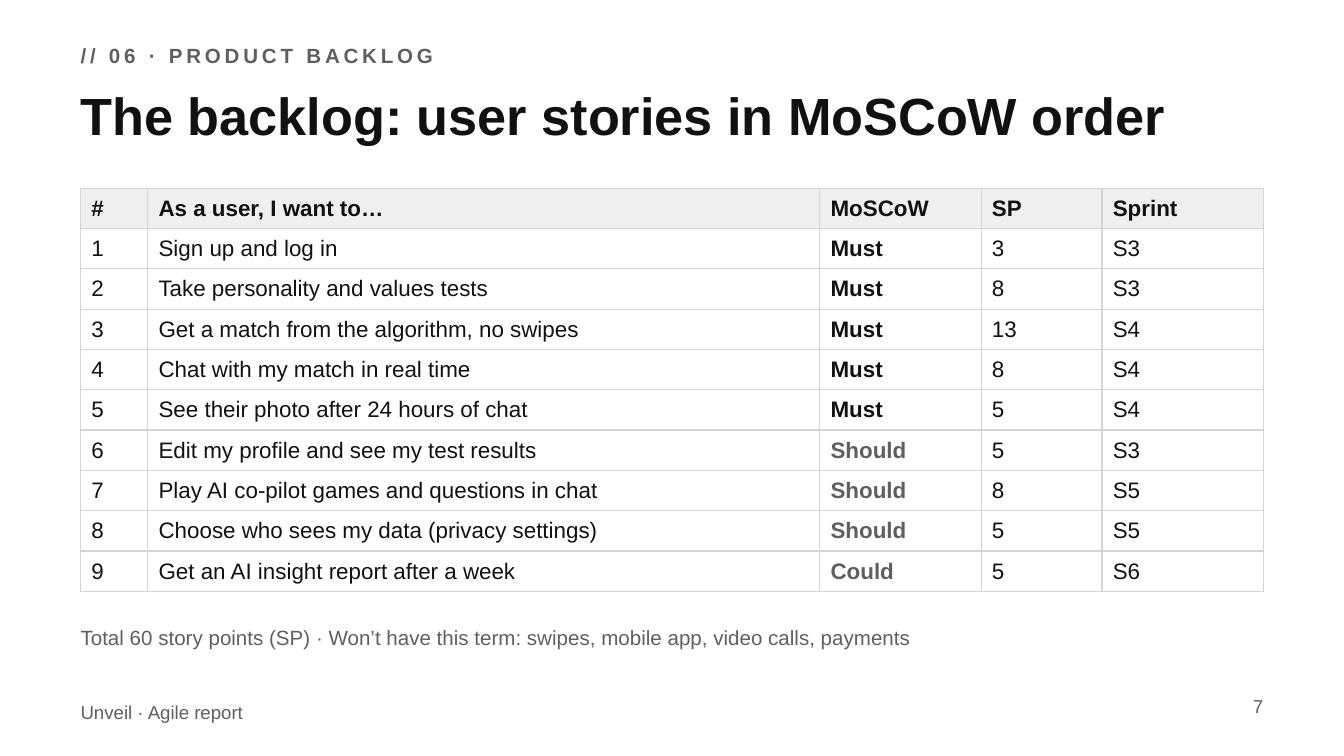
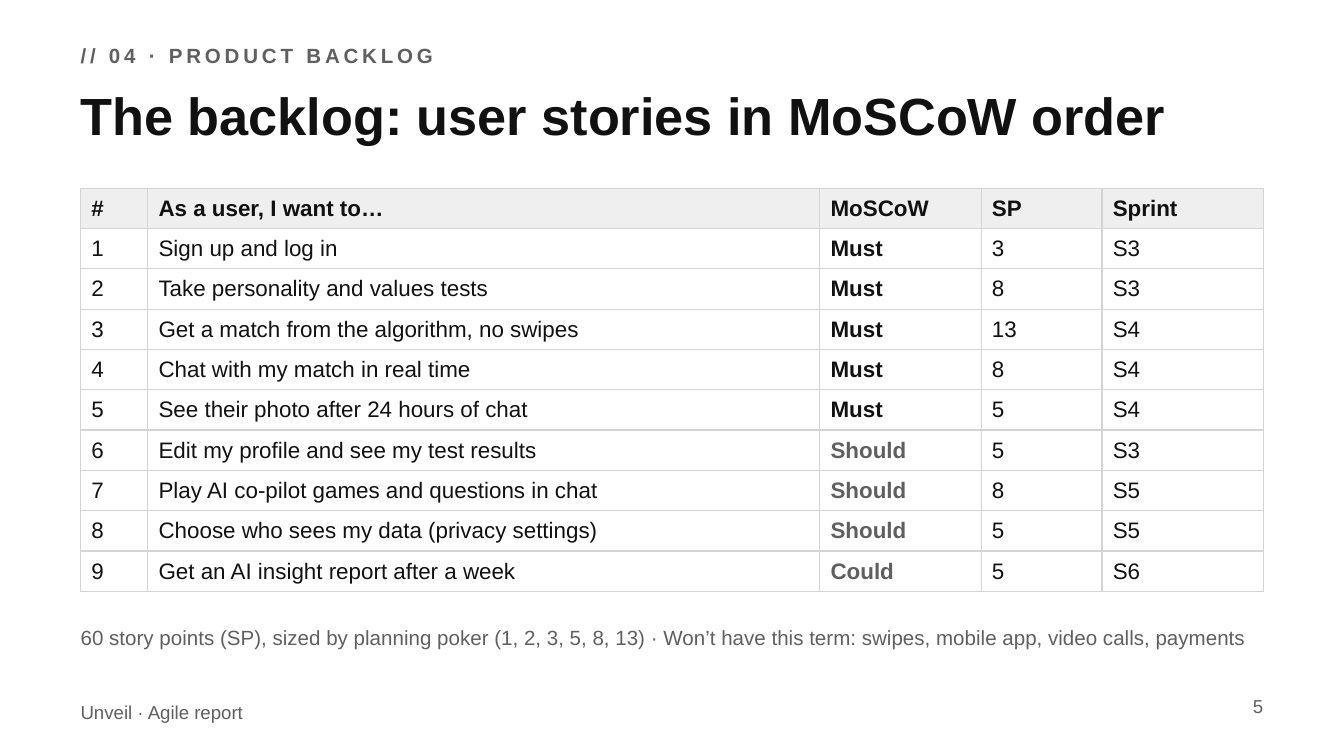
Before and after one commit to arrietta/Clodus, a slide deck: slide 5 of Unveil_Agile_Presentation.pptx (slide 7 before the commit). Drawn at 1344x756 pixels with LibreOffice and Linux fonts; fonts in the diff are those of the drawing. Boxes give left, top, right and bottom in pixels: in the first picture for what was removed or moved away, otherwise in the second. Text is boxed around its words. In the diff, an @@ line names an element or a change of style, - is before the commit and + after.

```diff
--- a/Unveil_Agile_Presentation.pptx
+++ b/Unveil_Agile_Presentation.pptx
@@ text at box(109, 48, 433, 63): text changed @@
-// 06 · PRODUCT BACKLOG
+// 04 · PRODUCT BACKLOG
@@ text at box(81, 630, 1245, 650): text changed @@
-Total 60 story points (SP) · Won’t have this term: swipes, mobile app, video calls, payments
+60 story points (SP), sized by planning poker (1, 2, 3, 5, 8, 13) · Won’t have this term: swipes, mobile app, video calls, payments
@@ page number at box(1253, 700, 1263, 713): text changed @@
-7
+5
```
Also in this commit, not shown: 8 other slides changed, 1 slide added, 4 slides removed, 6 other files.
